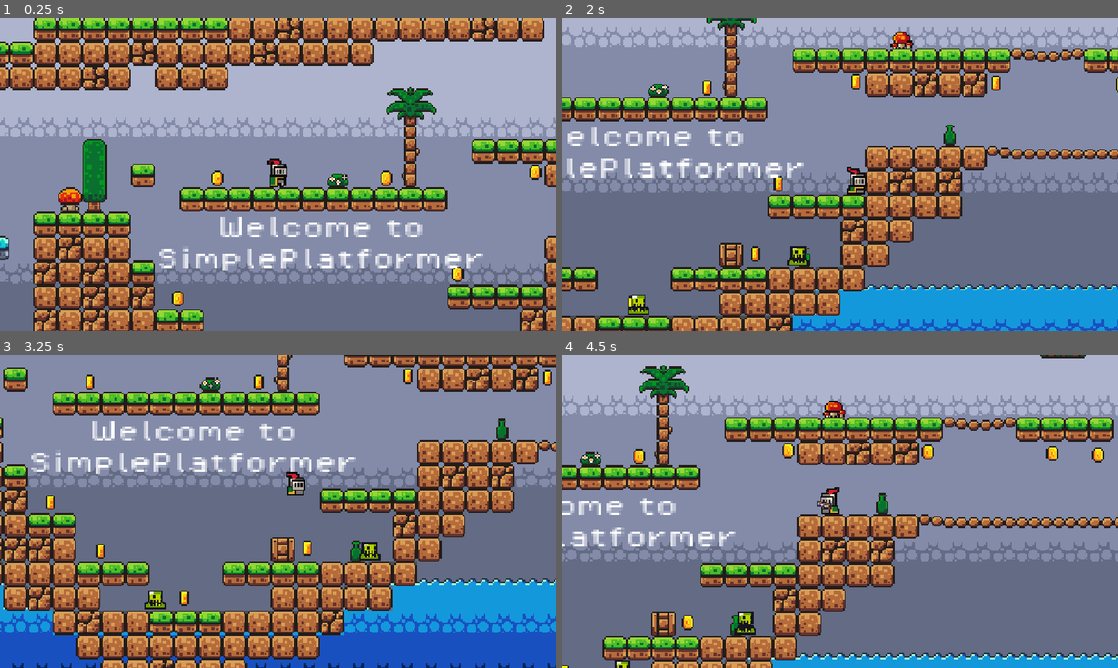
Above: before the commit, frames 1-4 (two rows, left to right).
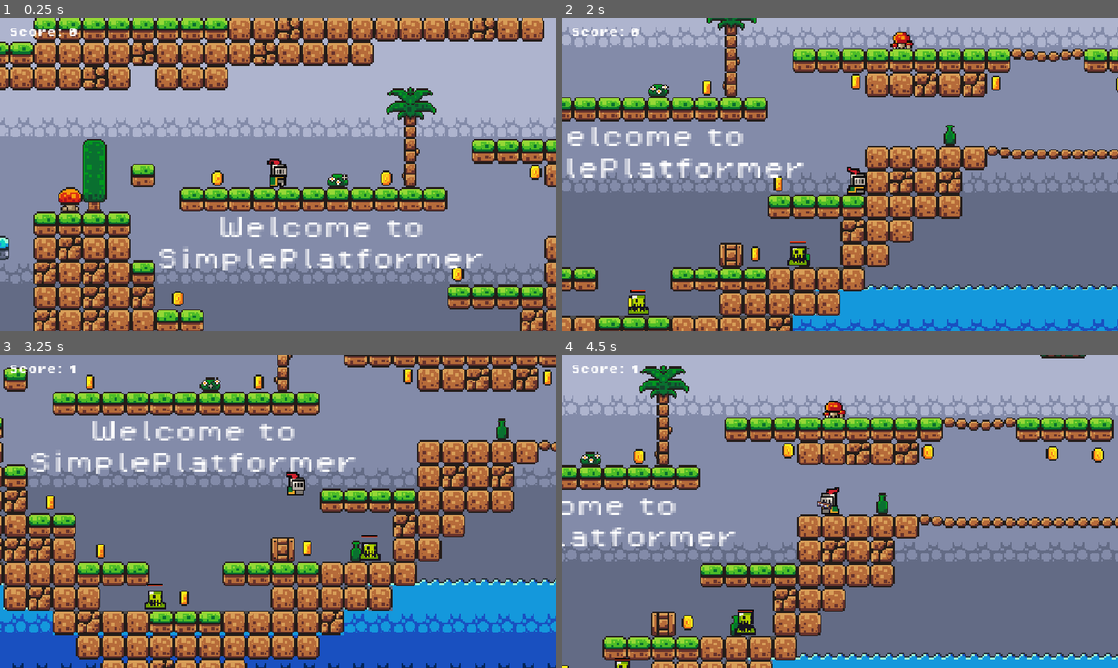
Above: after the commit, the same moments.

Repository: TohidEq/uni-godot-games
Game: Godot game, scene res://scenes/game.tscn
Same seed, same stepped clock (60 frames per second), same inputs: the game is played once before the commit and once after it.
Inputs (mouse positions are in pixels of both pictures, inside the frame that each line leads up to):
- Up to frame 1 (0.25 s): no input
- Up to frame 2 (2 s): move the mouse to (962, 158) at 0.52 s; hold D (move_right) from 0.53 s (still down); click (962, 158) at 0.6 s; tap Space (jump) at 0.77, 1.52 s; tap 1 (select_gun) at 0.8, 1.35 s; move the mouse to (728, 190) at 1.27 s; tap 3 (select_nothing) at 1.55 s
- Up to frame 3 (3.25 s): move the mouse to (333, 442) at 2.02 s; release D (move_right) at 2.03 s; hold A (move_left) 2.03-2.78 s; tap 3 (select_nothing) at 2.1 s; tap 2 (select_sword) at 2.3, 2.85 s; move the mouse to (250, 574) at 2.77 s; hold D (move_right) from 2.78 s (still down); tap Space (jump) at 3.02 s; click (250, 574) at 3.05 s
- Up to frame 4 (4.5 s): move the mouse to (1006, 558) at 3.52 s; click (1006, 558) at 3.6 s; tap Space (jump) at 3.77 s; tap 1 (select_gun) at 3.8, 4.35 s; move the mouse to (673, 464) at 4.27 s; release D (move_right) at 4.28 s; hold A (move_left) from 4.28 s (still down)

The runs differ from the first frame. In frame 1, 0.1% of the frame differs, in the area x 1-14%, y 3-6%; in frame 2, 0.2%, in the area x 1-44%, y 3-88%; in frame 3, 0.2%; in frame 4, 0.2%.

Commit message:
Enemy Health

Diff:
--- a/simple-platformer/scenes/bullet.tscn
+++ b/simple-platformer/scenes/bullet.tscn
@@ -82,8 +82,8 @@
 scale = Vector2(2.35, 2.35)
 
 [node name="Area2D" type="Area2D" parent="."]
-collision_layer = 64
-collision_mask = 65
+collision_layer = 32
+collision_mask = 64
 
 [node name="CollisionShape2D" type="CollisionShape2D" parent="Area2D"]
 position = Vector2(1, 0)
@@ -98,4 +98,5 @@
 stream = ExtResource("3_l5glv")
 
 [connection signal="screen_exited" from="VisibleOnScreenNotifier2D" to="." method="_on_visible_on_screen_notifier_2d_screen_exited"]
+[connection signal="area_entered" from="Area2D" to="." method="_on_area_2d_area_entered"]
 [connection signal="body_entered" from="Area2D" to="." method="_on_area_2d_body_entered"]
--- a/simple-platformer/scenes/game.tscn
+++ b/simple-platformer/scenes/game.tscn
@@ -1,8 +1,9 @@
-[gd_scene load_steps=17 format=3 uid="uid://c38ymmdsmsuwn"]
+[gd_scene load_steps=18 format=3 uid="uid://c38ymmdsmsuwn"]
 
 [ext_resource type="Script" uid="uid://v62mty40tt2h" path="res://scripts/game_manager.gd" id="1_gee14"]
 [ext_resource type="PackedScene" uid="uid://745vk7ao2lyg" path="res://scenes/player.tscn" id="1_uwrxv"]
 [ext_resource type="Texture2D" uid="uid://0eugcu2d4wax" path="res://assets/sprites/world_tileset.png" id="2_yqjtg"]
+[ext_resource type="Script" uid="uid://cauvx6s1yysxl" path="res://scripts/canvas_layer.gd" id="3_kvpfn"]
 [ext_resource type="PackedScene" uid="uid://ci6c8glqsh4ik" path="res://scenes/platform.tscn" id="3_lnu2h"]
 [ext_resource type="Script" uid="uid://b7bs55tx13mu2" path="res://scripts/camera_2d.gd" id="3_vtaks"]
 [ext_resource type="FontFile" uid="uid://c8e3bh0yptlhm" path="res://assets/fonts/PixelOperator8-Bold.ttf" id="4_0tnpc"]
@@ -231,22 +232,22 @@
 layer_1/name = "Mid"
 layer_1/tile_data = PackedInt32Array(262142, 0, 0, 262143, 0, 0, 196608, 0, 0, 196609, 0, 0, 196610, 0, 0, 196611, 0, 0 …(10925 unchanged characters)…
 
+[node name="CanvasLayer" type="CanvasLayer" parent="."]
+script = ExtResource("3_kvpfn")
+
+[node name="ScoreOnly" type="Label" parent="CanvasLayer"]
+offset_right = 116.0
+offset_bottom = 16.0
+scale = Vector2(1.36, 1.36)
+theme_override_fonts/font = ExtResource("4_0tnpc")
+text = "Score: 0"
+metadata/_edit_use_anchors_ = true
+
 [node name="Camera2D" type="Camera2D" parent="."]
 position = Vector2(33, 32)
 zoom = Vector2(3.5, 3.5)
 limit_bottom = 230
 script = ExtResource("3_vtaks")
-
-[node name="CanvasLayer" type="CanvasLayer" parent="Camera2D"]
-
-[node name="ScoreOnly" type="Label" parent="Camera2D/CanvasLayer"]
-offset_left = -149.0
-offset_top = -71.0
-offset_right = -33.0
-offset_bottom = -48.0
-theme_override_fonts/font = ExtResource("4_0tnpc")
-text = "Score: 0"
-metadata/_edit_use_anchors_ = true
 
 [node name="Player" parent="." instance=ExtResource("1_uwrxv")]
 position = Vector2(33, 32)
--- a/simple-platformer/scenes/slime.tscn
+++ b/simple-platformer/scenes/slime.tscn
@@ -1,8 +1,9 @@
-[gd_scene load_steps=11 format=3 uid="uid://b2yk8c5nbh5km"]
+[gd_scene load_steps=16 format=3 uid="uid://b2yk8c5nbh5km"]
 
 [ext_resource type="Texture2D" uid="uid://bb14e56cb8txw" path="res://assets/sprites/slime_green.png" id="1_371uh"]
 [ext_resource type="Script" uid="uid://b3xmiwbyms3y2" path="res://scripts/slime.gd" id="1_n6pvg"]
 [ext_resource type="PackedScene" uid="uid://bhoblsy3hkco8" path="res://scenes/killzone.tscn" id="2_p2gj0"]
+[ext_resource type="Texture2D" uid="uid://dvmhcg3vm76yf" path="res://assets/sprites/slime_purple.png" id="4_pjw23"]
 
 [sub_resource type="AtlasTexture" id="AtlasTexture_p2gj0"]
 atlas = ExtResource("1_371uh")
@@ -46,6 +47,27 @@
 [sub_resource type="RectangleShape2D" id="RectangleShape2D_n6pvg"]
 size = Vector2(14, 12)
 
+[sub_resource type="Gradient" id="Gradient_pjw23"]
+colors = PackedColorArray(0, 0, 0, 1, 0, 0, 0, 1)
+
+[sub_resource type="GradientTexture1D" id="GradientTexture1D_2npkn"]
+gradient = SubResource("Gradient_pjw23")
+
+[sub_resource type="AtlasTexture" id="AtlasTexture_fd6lc"]
+atlas = ExtResource("4_pjw23")
+region = Rect2(56, 62, 7, 1)
+
+[sub_resource type="SpriteFrames" id="SpriteFrames_gstla"]
+animations = [{
+"frames": [{
+"duration": 1.0,
+"texture": SubResource("AtlasTexture_fd6lc")
+}],
+"loop": true,
+"name": &"default",
+"speed": 5.0
+}]
+
 [node name="Slime" type="Node2D"]
 script = ExtResource("1_n6pvg")
 
@@ -72,10 +94,27 @@
 collision_mask = 64
 
 [node name="hitbox" type="Area2D" parent="."]
-collision_layer = 65
-collision_mask = 65
+collision_layer = 64
+collision_mask = 32
 
 [node name="CollisionShape2D" type="CollisionShape2D" parent="hitbox"]
 position = Vector2(0, -6)
 shape = SubResource("RectangleShape2D_n6pvg")
 debug_color = Color(0.545318, 0.354647, 0.208559, 0.223529)
+
+[node name="Node2D" type="Node2D" parent="."]
+position = Vector2(-5, -15)
+
+[node name="Sprite2D" type="Sprite2D" parent="Node2D"]
+position = Vector2(4.92, -0.505)
+rotation = 3.14159
+scale = Vector2(0.04, -1.505)
+texture = SubResource("GradientTexture1D_2npkn")
+
+[node name="slimeHealthbar" type="AnimatedSprite2D" parent="Node2D"]
+position = Vector2(0, -1)
+scale = Vector2(1.4, 1)
+sprite_frames = SubResource("SpriteFrames_gstla")
+centered = false
+
+[connection signal="area_entered" from="hitbox" to="." method="_on_hitbox_area_entered"]
--- a/simple-platformer/scripts/bullet.gd
+++ b/simple-platformer/scripts/bullet.gd
@@ -2,7 +2,6 @@
 
 const SPEED : int = 300;
 @onready var animation_player: AnimationPlayer = $AnimationPlayer
-
 # Called when the node enters the scene tree for the first time.
 func _ready() -> void:
 	pass
@@ -17,8 +16,16 @@
 	queue_free();
 
 
+
+
+
 func _on_area_2d_body_entered(body: Node2D) -> void:
-	print("entered:")
-
+	print("bullet body entered:")
 	print(body)
 	animation_player.play("hitted")
+
+
+func _on_area_2d_area_entered(area: Area2D) -> void:
+	print("bullet area entered:")
+	print(area)
+	animation_player.play("hitted")
--- /dev/null
+++ b/simple-platformer/scripts/canvas_layer.gd
@@ -0,0 +1,13 @@
+extends CanvasLayer
+@onready var cam: Camera2D = $"../Camera2D"
+@onready var lbl: Label = $ScoreOnly
+
+@export var limit_bottom := 230
+
+func _process(delta):
+	if not cam or not lbl:
+		return
+
+	var cam_pos = cam.global_position
+	var y_clamped = min(cam_pos.y, limit_bottom)
+	lbl.position = Vector2(20, y_clamped - cam_pos.y + 20)
--- a/simple-platformer/scripts/game_manager.gd
+++ b/simple-platformer/scripts/game_manager.gd
@@ -1,6 +1,6 @@
 extends Node
 @onready var score_label: Label = $"../Labels/ScoreLabel"
-@onready var score_only: Label = $"../Camera2D/CanvasLayer/ScoreOnly"
+@onready var score_only: Label = $"../CanvasLayer/ScoreOnly"
 
 var score = 0;
 
--- a/simple-platformer/scripts/gun.gd
+++ b/simple-platformer/scripts/gun.gd
@@ -2,6 +2,7 @@
 
 @onready var sprite_2d: Sprite2D = $Sprite2D
 @onready var marker: Marker2D = $Marker2D
+@onready var player: CharacterBody2D = $".."
 
 const BULLET = preload("res://scenes/bullet.tscn")
 
@@ -15,27 +16,28 @@
 
 # Called every frame. 'delta' is the elapsed time since the previous frame.
 func _process(delta: float) -> void:
-	if Input.is_action_just_pressed("select_gun"):
-		selected=true;
-	if Input.is_action_just_pressed("select_nothing") or Input.is_action_just_pressed("select_sword"):
-		selected=false;
+	if player.is_alive:
+		if Input.is_action_just_pressed("select_gun"):
+			selected=true;
+		if Input.is_action_just_pressed("select_nothing") or Input.is_action_just_pressed("select_sword"):
+			selected=false;
 
-	if selected:
-		sprite_2d.set_visible(true);
-		look_at(get_global_mouse_position());
-		# Fix left side looking sprite
-		rotation_degrees = wrap(rotation_degrees,0,360);
-		if rotation_degrees > 90 and rotation_degrees < 270:
-			if scale.y > 0:
-				scale.y *= -1;
+		if selected:
+			sprite_2d.set_visible(true);
+			look_at(get_global_mouse_position());
+			# Fix left side looking sprite
+			rotation_degrees = wrap(rotation_degrees,0,360);
+			if rotation_degrees > 90 and rotation_degrees < 270:
+				if scale.y > 0:
+					scale.y *= -1;
+			else:
+				if scale.y < 0:
+					scale.y *= -1;
+
+			if Input.is_action_just_pressed("fire"):
+				var bullet_instance = BULLET.instantiate();
+				get_tree().root.add_child(bullet_instance);
+				bullet_instance.global_position = marker.global_position;
+				bullet_instance.rotation = rotation;
 		else:
-			if scale.y < 0:
-				scale.y *= -1;
-
-		if Input.is_action_just_pressed("fire"):
-			var bullet_instance = BULLET.instantiate();
-			get_tree().root.add_child(bullet_instance);
-			bullet_instance.global_position = marker.global_position;
-			bullet_instance.rotation = rotation;
-	else:
-		sprite_2d.set_visible(false);
+			sprite_2d.set_visible(false);
--- a/simple-platformer/scripts/player.gd
+++ b/simple-platformer/scripts/player.gd
@@ -4,7 +4,7 @@
 
 const SPEED = 130.0
 const JUMP_VELOCITY = -300.0
-var is_alive := true;
+@export var is_alive := true;
 
 func _physics_process(delta: float) -> void:
 	# Add the gravity.
--- a/simple-platformer/scripts/slime.gd
+++ b/simple-platformer/scripts/slime.gd
@@ -3,10 +3,15 @@
 @onready var ray_cast_right: RayCast2D = $RayCastRight
 @onready var ray_cast_left: RayCast2D = $RayCastLeft
 @onready var animated_sprite_2d: AnimatedSprite2D = $AnimatedSprite2D
+@onready var slime_healthbar: AnimatedSprite2D = $Node2D/slimeHealthbar
 
 const SPEED = 60;
 var direction = 1;
 
+@export var slime_max_health = 5;
+var slime_health = slime_max_health;
+@export var slime_max_healthbar_size:float = 1.40;
+var slime_healthbar_size
 # Called when the node enters the scene tree for the first time.
 func _ready() -> void:
 	pass # Replace with function body.
@@ -14,6 +19,8 @@
 
 # Called every frame. 'delta' is the elapsed time since the previous frame.
 func _process(delta: float) -> void:
+
+
 
 	if ray_cast_left.is_colliding():
 		var collider = ray_cast_left.get_collider()
@@ -29,3 +36,23 @@
 	animated_sprite_2d.flip_h = direction == 0
 
 	position.x += direction*SPEED*delta;
+
+
+func reduce_health():
+	slime_health -=1 ;
+	slime_healthbar_size = (slime_health * slime_max_healthbar_size) / slime_max_health;
+	slime_healthbar.scale.x = slime_healthbar_size;
+
+
+
+	if slime_health<=0:
+		queue_free();
+
+
+func _on_hitbox_area_entered(area: Area2D) -> void:
+	print("--------------------------\n========================\n-------------------------")
+	print("hitbox")
+	print(area)
+	reduce_health()
+	print("enemy health:")
+	print(slime_health)
Not shown, added: simple-platformer/scripts/canvas_layer.gd.uid
